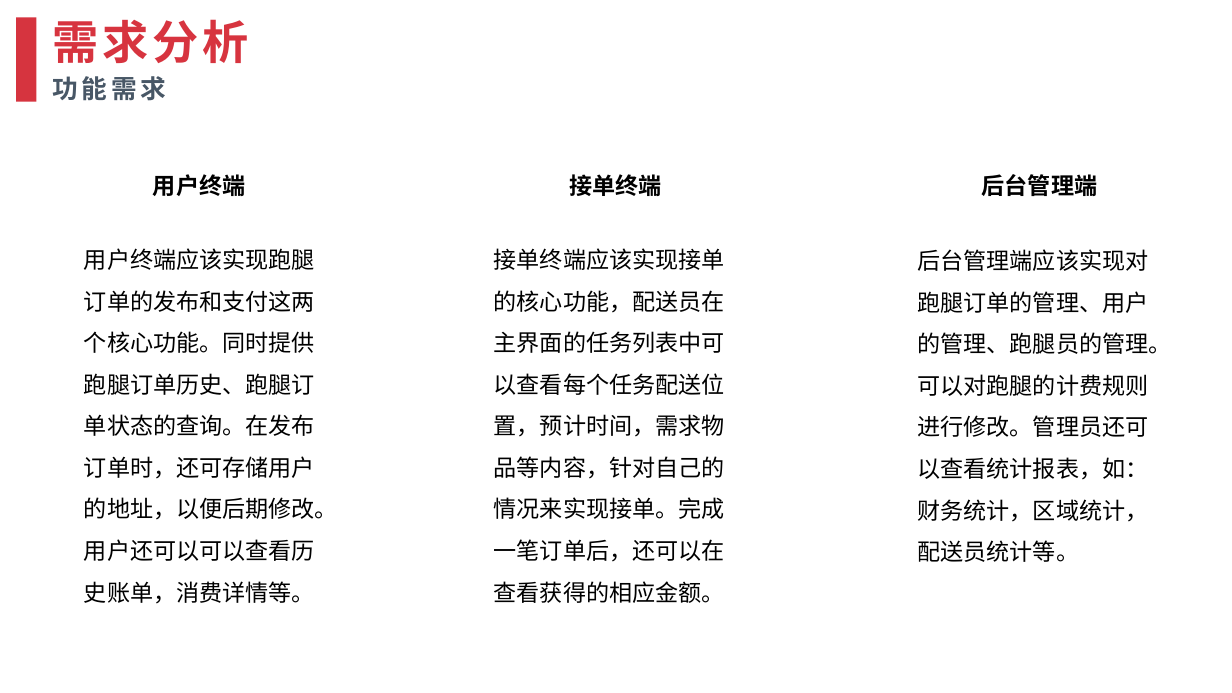
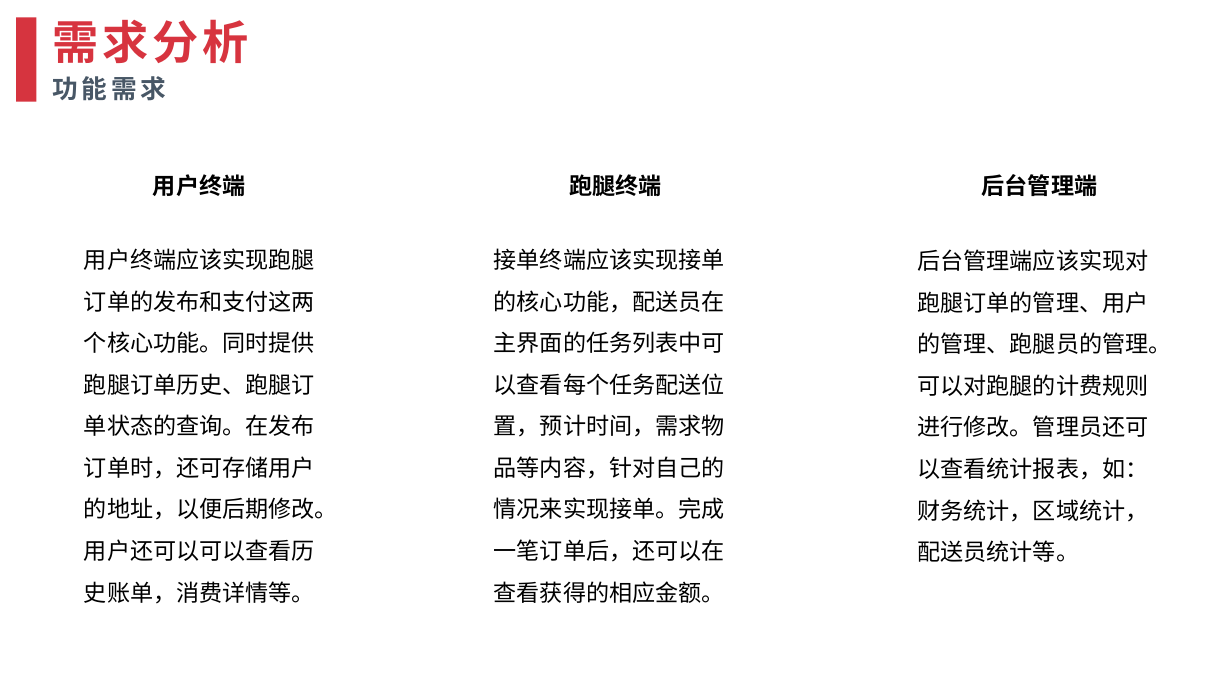
Before and after one commit to relaxwang0714/went-on-errands, a slide deck: slide 21 of 项目PPT/众包跑腿平台需求分析报告.pptx (slide 15 before the commit). Drawn at 1232x693 pixels with LibreOffice and Linux fonts; fonts in the diff are those of the drawing; background and template pictures are left out. Boxes give left, top, right and bottom in pixels: in the first picture for what was removed or moved away, otherwise in the second. Text is boxed around its words. In the diff, an @@ line names an element or a change of style, - is before the commit and + after.

```diff
--- a/项目PPT/众包跑腿平台需求分析报告.pptx
+++ b/项目PPT/众包跑腿平台需求分析报告.pptx
@@ text at [569, 171, 661, 200]: text changed @@
-接单终端
+跑腿终端
```
Also in this commit, not shown: 2 other slides changed, 3 slides added, 8 other files.
